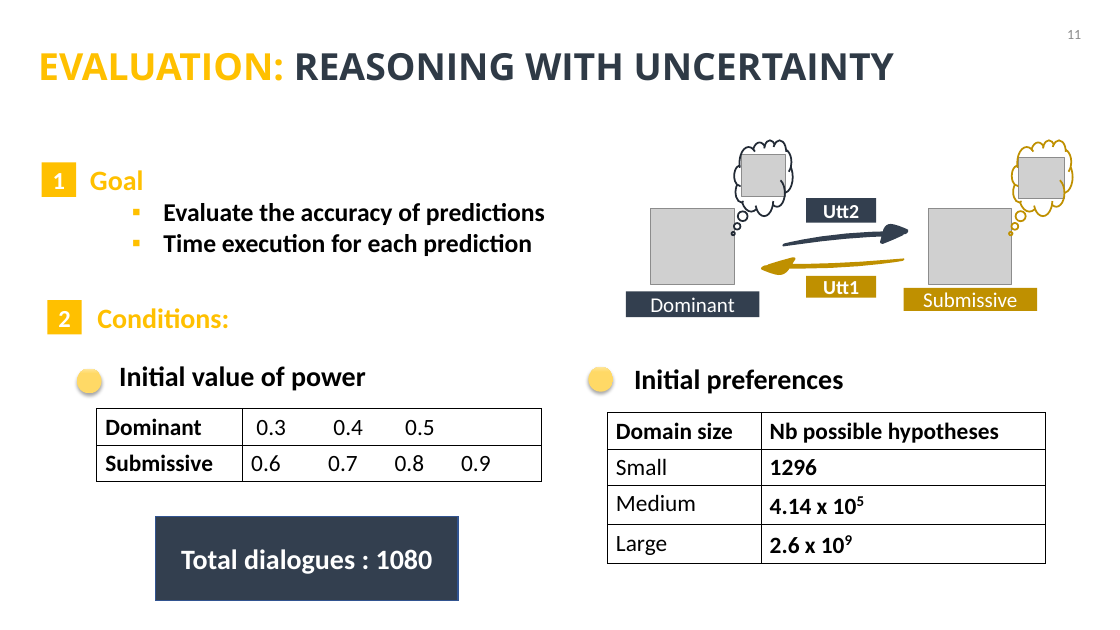
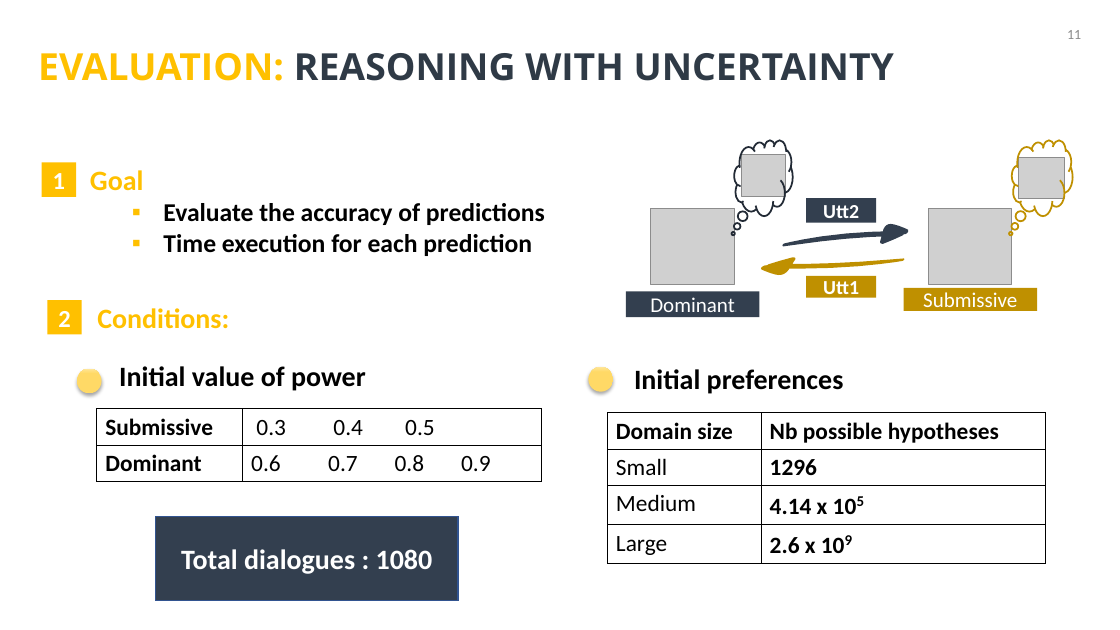
Before and after one commit to Olydia/Discolog, a slide deck: slide 16 of papers/Presentations/intellisys/intellysis.pptx (slide 15 before the commit). Drawn at 1120x630 pixels with LibreOffice and Linux fonts; fonts in the diff are those of the drawing; grey boxes stand for pictures. Boxes give left, top, right and bottom in pixels: in the first picture for what was removed or moved away, otherwise in the second. Text is boxed around its words. In the diff, an @@ line names an element or a change of style, - is before the commit and + after.

```diff
--- a/papers/Presentations/intellisys/intellysis.pptx
+++ b/papers/Presentations/intellisys/intellysis.pptx
@@ table at [97,409,541,482] @@
-row 1, column 1: Dominant
+row 1, column 1: Submissive
-row 2, column 1: Submissive
+row 2, column 1: Dominant
```
Also in this commit, not shown: 9 other slides changed, 1 slide added.
